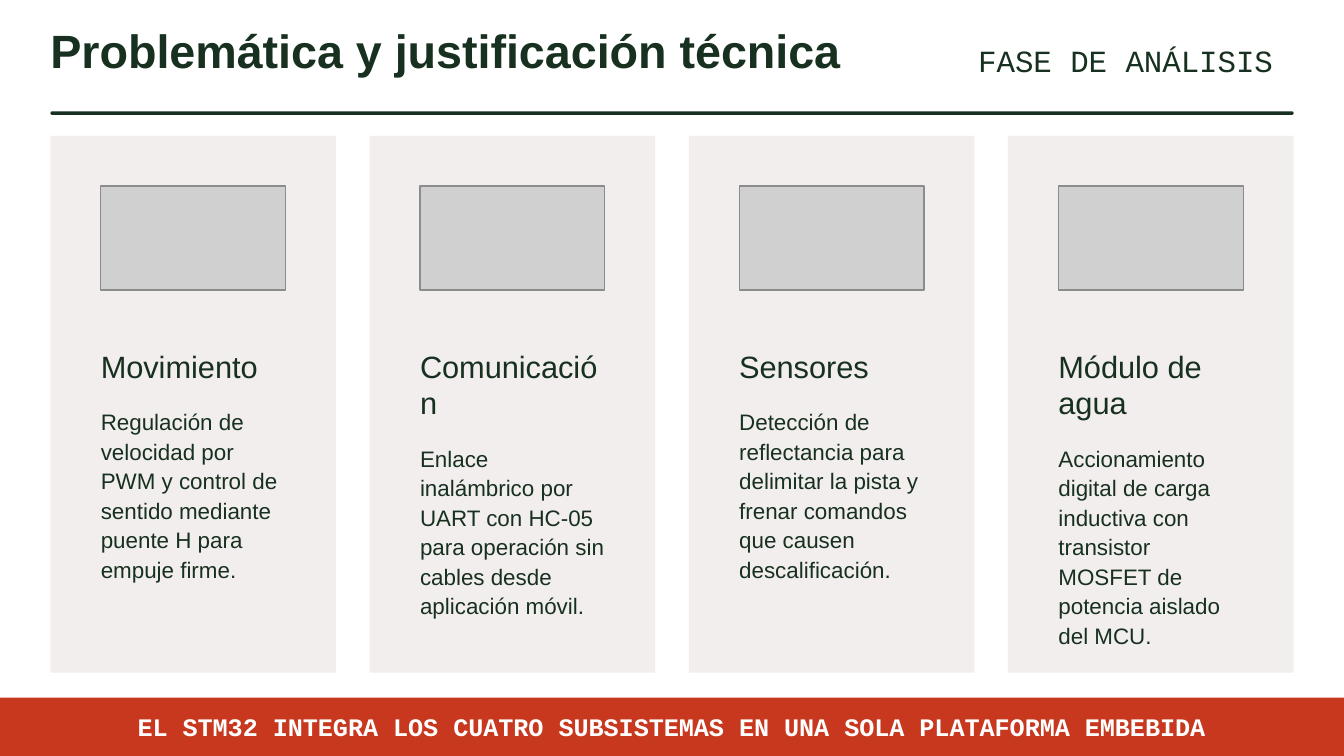
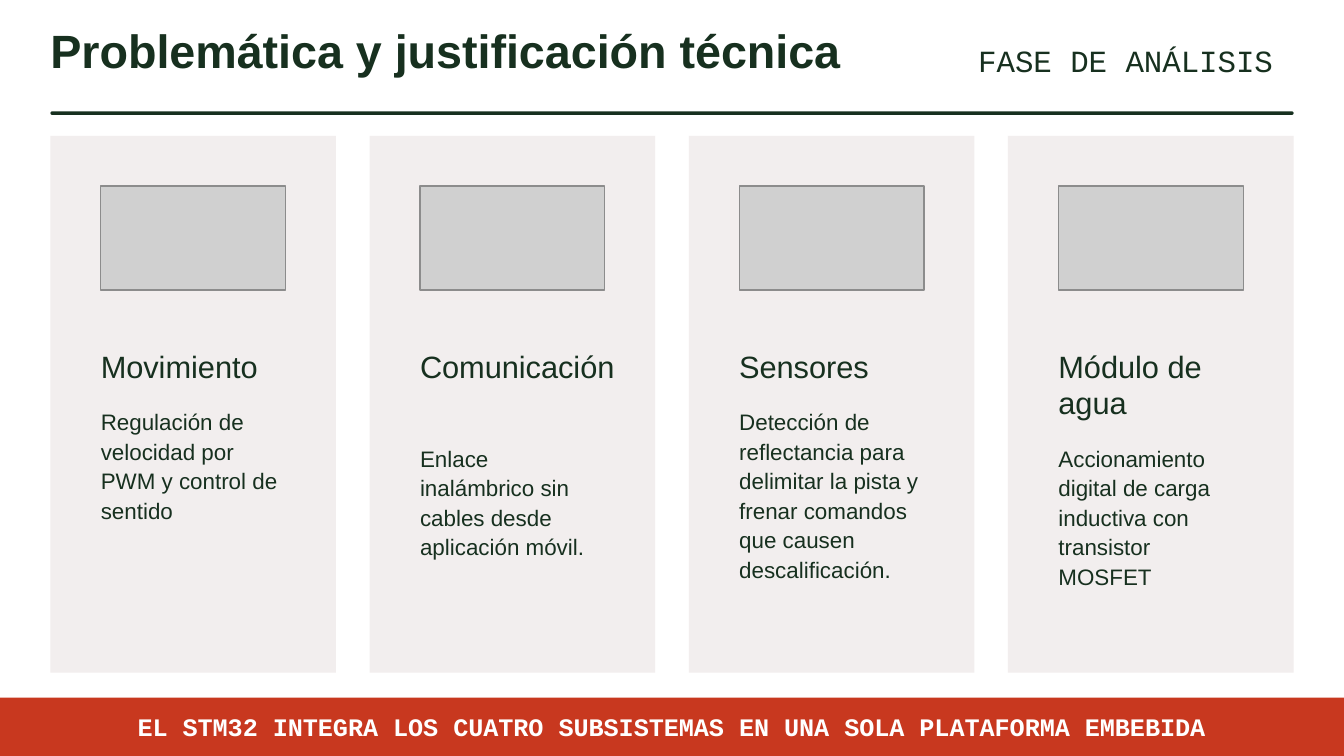
Before and after one commit to JoelTello03/SysEmb_RobotSumo_LIME01_SepDic2026, a slide deck: slide 3 of presentacion/Proyecto Final SE.pptx. Drawn at 1344x756 pixels with LibreOffice and Linux fonts; fonts in the diff are those of the drawing; grey boxes stand for pictures; background and template pictures are left out. Boxes give left, top, right and bottom in pixels: in the first picture for what was removed or moved away, otherwise in the second. Text is boxed around its words. In the diff, an @@ line names an element or a change of style, - is before the commit and + after.

```diff
--- a/presentacion/Proyecto Final SE.pptx
+++ b/presentacion/Proyecto Final SE.pptx
@@ text "Comunicación" rewrapped from <box>419,349,605,422</box> to <box>420,355,614,379</box> @@
@@ text at <box>101,413,277,520</box>: text changed @@
-Regulación de velocidad por PWM y control de sentido mediante puente H para empuje firme.
+Regulación de velocidad por PWM y control de sentido
@@ text at <box>420,450,584,560</box>: text changed @@
-Enlace inalámbrico por UART con HC-05 para operación sin cables desde aplicación móvil.
+Enlace inalámbrico sin cables desde aplicación móvil.
@@ text at <box>1058,450,1210,586</box>: text changed @@
-Accionamiento digital de carga inductiva con transistor MOSFET de potencia aislado del MCU.
+Accionamiento digital de carga inductiva con transistor MOSFET
```
